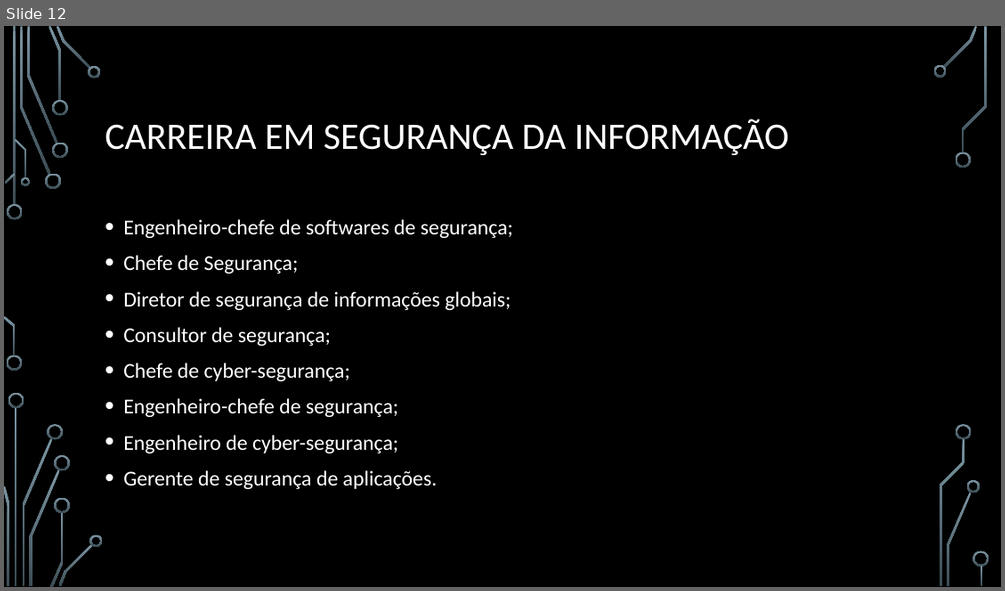
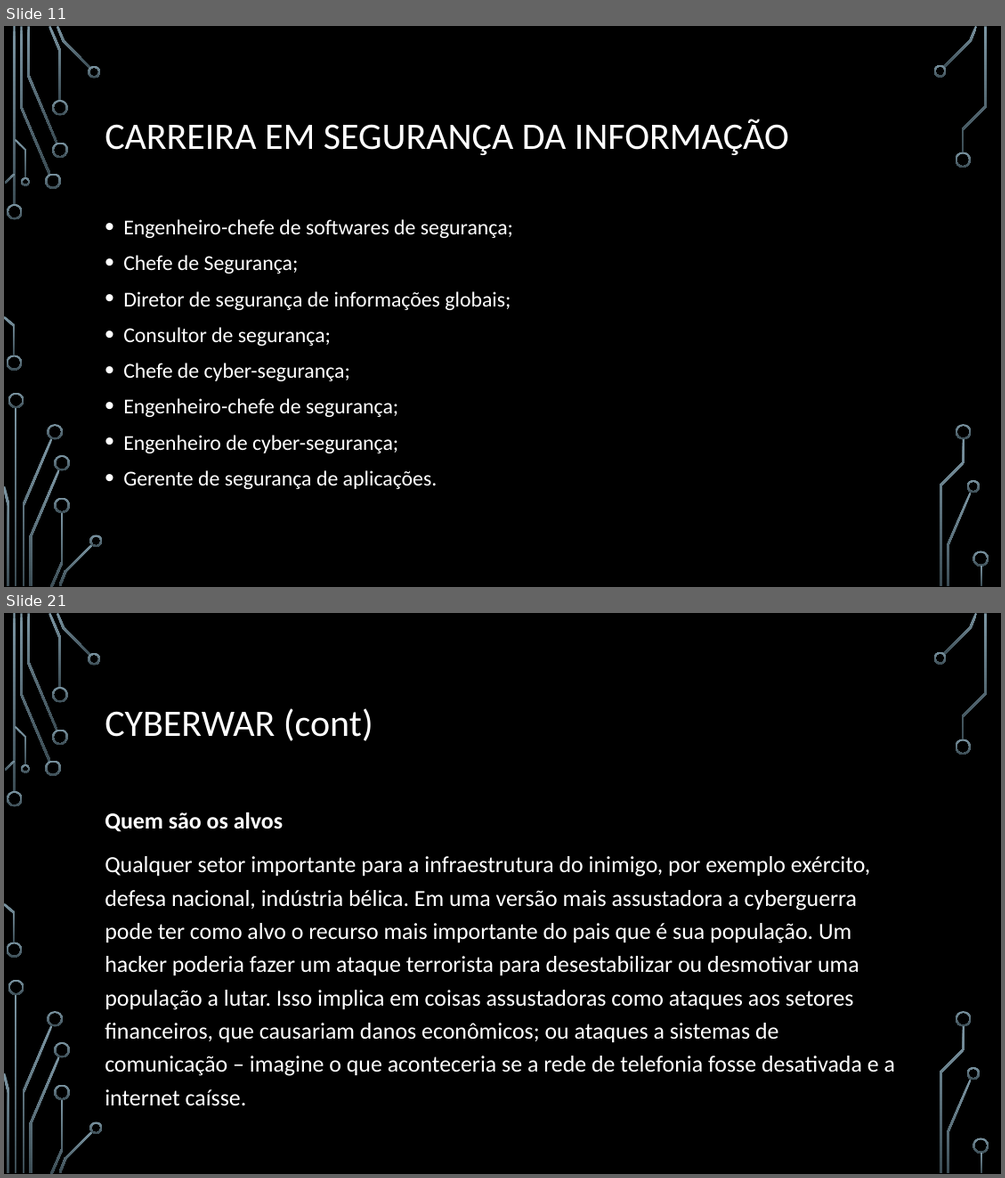
Before and after one commit to webbester/RodrigodAnjos, a slide deck: PI - Seg de Software/information_security.pptx. Shown one above the other, each under a label of ours: slide 12 before the commit, slides 11 and 21 after it; the slides between them are not shown. The pictures are 1005x591 and 1005x1178 pixels, drawn with LibreOffice and Linux fonts; fonts in the diff are those of the drawing; background and template pictures are left out. Boxes give left, top, right and bottom in pixels: in the first picture for what was removed or moved away, otherwise in the second. Text is boxed around its words. In the diff, an @@ line names an element or a change of style, - is before the commit and + after.

```diff
--- a/PI - Seg de Software/information_security.pptx
+++ b/PI - Seg de Software/information_security.pptx
@@ slide 21 added at bbox=[4, 613, 1001, 1174], background picture (left out); not listed: 36 template elements that a slide beside it also shows @@
@@ title added at bbox=[105, 708, 373, 741], 36 pt, text #FFFFFF @@
+CYBERWAR (cont)
@@ text added at bbox=[105, 811, 895, 1076], 22.2 pt, text #FFFFFF @@
+Quem são os alvos
+Qualquer setor importante para a infraestrutura do inimigo, por exemplo exército, defesa nacional, indústria bélica. Em uma versão mais assustadora a cyberguerra pode ter como alvo o recurso mais importante do pais que é sua população. Um hacker poderia fazer um ataque terrorista para desestabilizar ou desmotivar uma população a lutar. Isso implica em coisas assustadoras como ataques aos setores financeiros, que causariam danos econômicos; ou ataques a sistemas de comunicação – imagine o que aconteceria se a rede de telefonia fosse desativada e a internet caísse.
@@ what was slide 12 is now slide 11 @@
```
Also in this commit, not shown: 3 slides changed, 10 other slides added, 1 slide removed, 4 other files.
